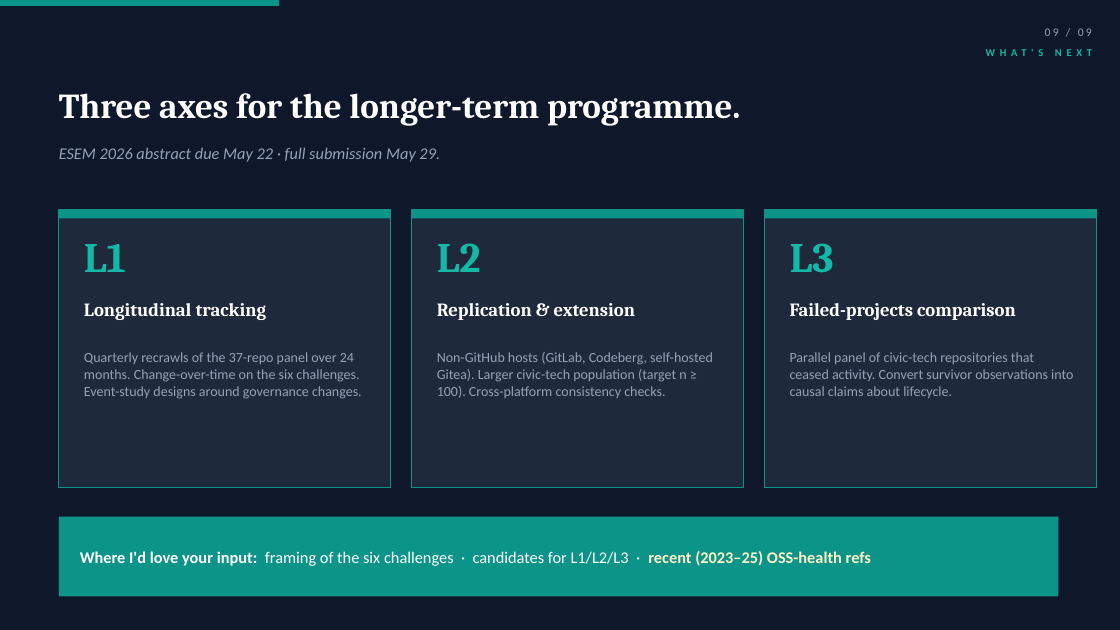
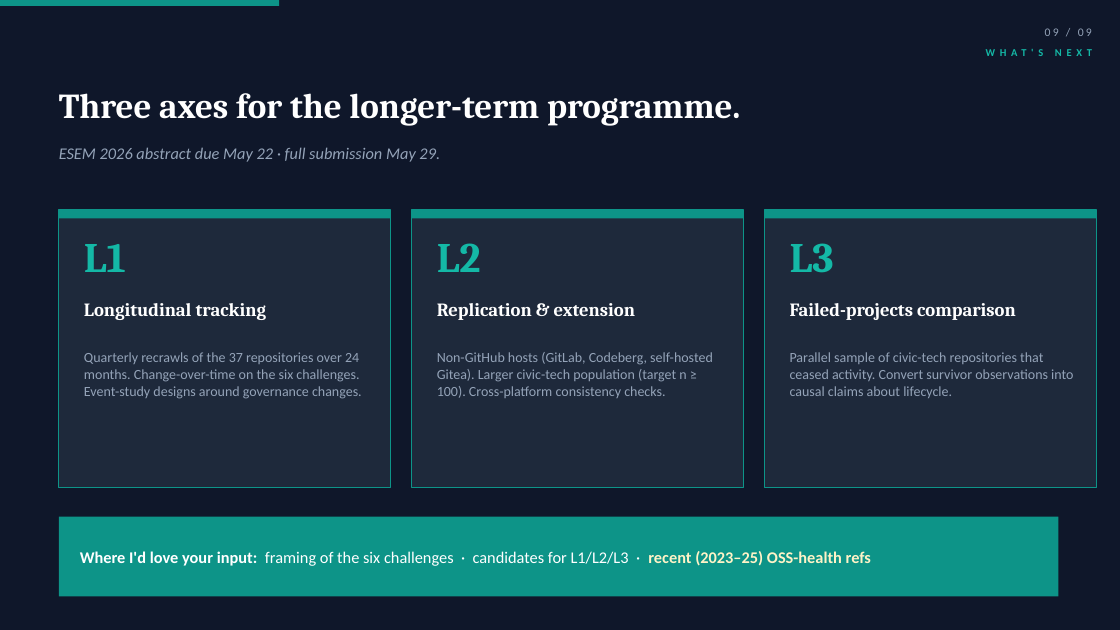
Before and after one commit to Japskua/civic-tech-git-crawler, a slide deck: slide 9 of paper_esem/slides/colleague_briefing.pptx. Drawn at 1120x630 pixels with LibreOffice and Linux fonts; fonts in the diff are those of the drawing. Boxes give left, top, right and bottom in pixels: in the first picture for what was removed or moved away, otherwise in the second. Text is boxed around its words. In the diff, an @@ line names an element or a change of style, - is before the commit and + after.

```diff
--- a/paper_esem/slides/colleague_briefing.pptx
+++ b/paper_esem/slides/colleague_briefing.pptx
@@ text at (x1=84, y1=352, x2=362, y2=399): text changed @@
-Quarterly recrawls of the 37-repo panel over 24 months. Change-over-time on the six challenges. Event-study designs around governance changes.
+Quarterly recrawls of the 37 repositories over 24 months. Change-over-time on the six challenges. Event-study designs around governance changes.
@@ text at (x1=790, y1=352, x2=1073, y2=398): text changed @@
-Parallel panel of civic-tech repositories that ceased activity. Convert survivor observations into causal claims about lifecycle.
+Parallel sample of civic-tech repositories that ceased activity. Convert survivor observations into causal claims about lifecycle.
```
Also in this commit, not shown: 3 other slides changed, 3 other files.
